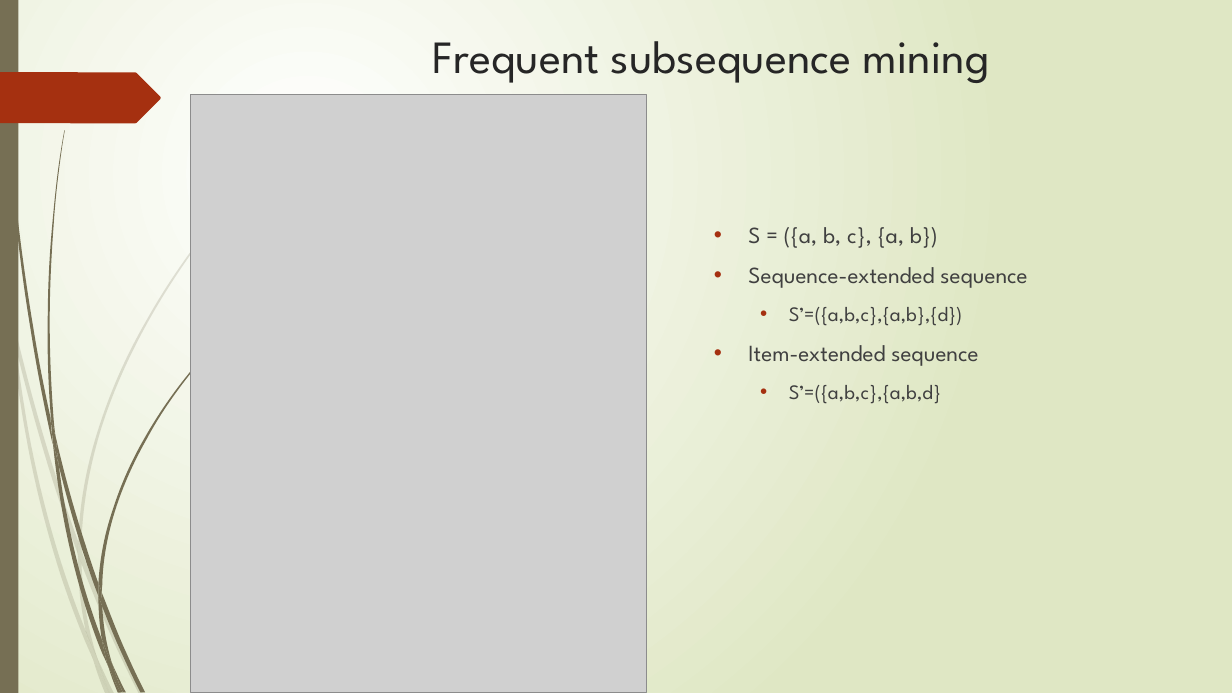
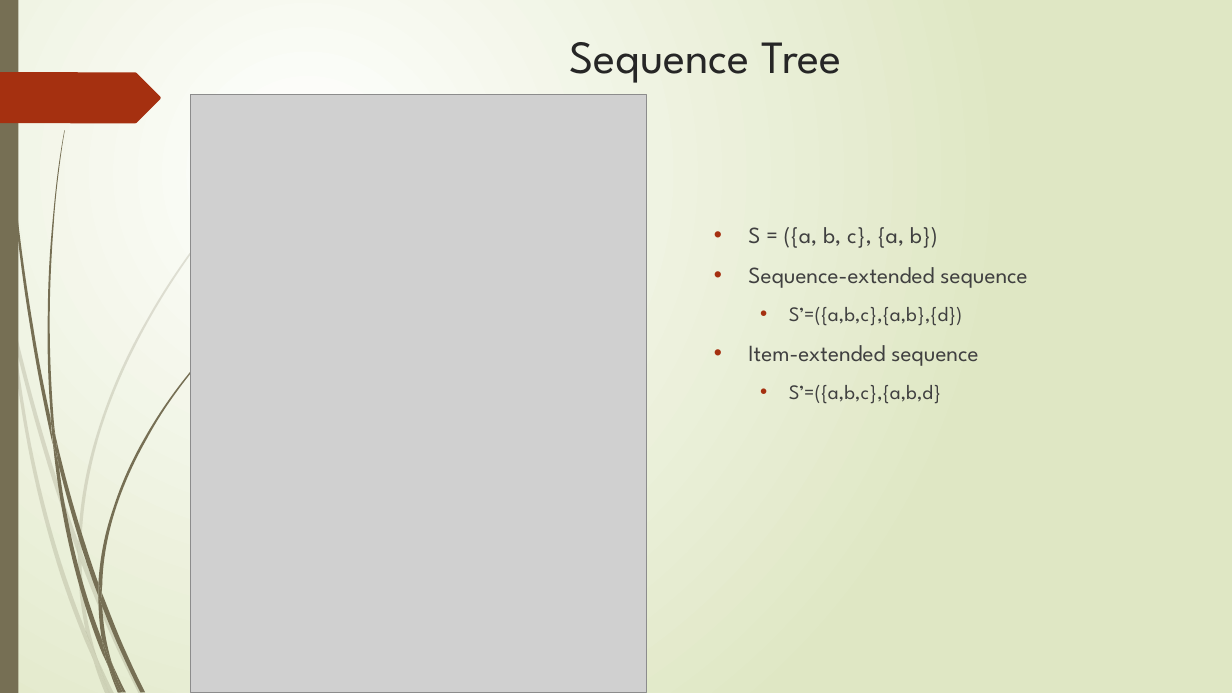
Before and after one commit to zixiaojindao/time-series-survey, a slide deck: slide 40 of slide/tsdm.pptx. Drawn at 1232x693 pixels with LibreOffice and Linux fonts; fonts in the diff are those of the drawing; grey boxes stand for pictures. Boxes give left, top, right and bottom in pixels: in the first picture for what was removed or moved away, otherwise in the second. Text is boxed around its words. In the diff, an @@ line names an element or a change of style, - is before the commit and + after.

```diff
--- a/slide/tsdm.pptx
+++ b/slide/tsdm.pptx
@@ title at bbox=[569, 42, 842, 83]: text changed @@
-Frequent subsequence mining
+Sequence Tree
```
Also in this commit, not shown: 3 slides added.
